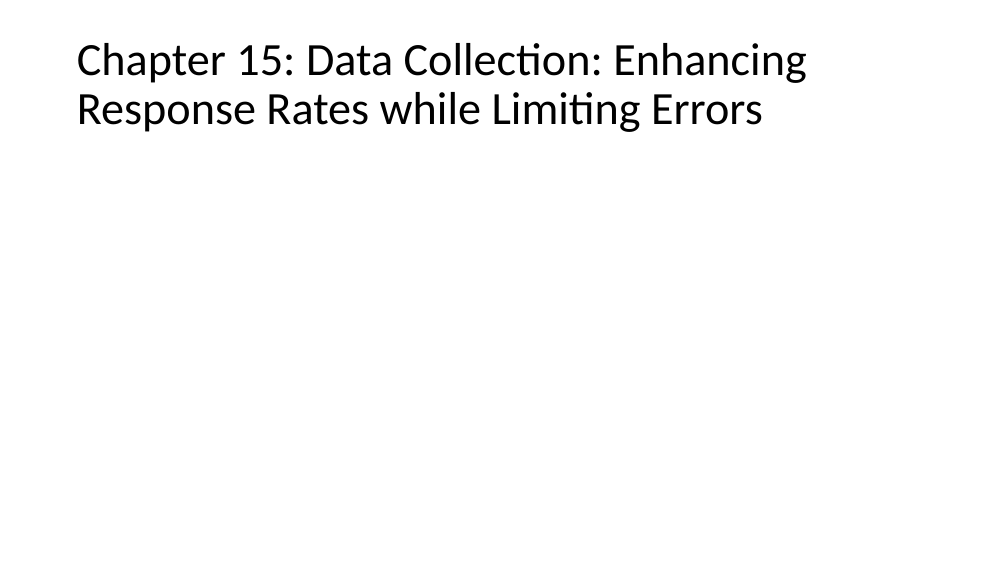
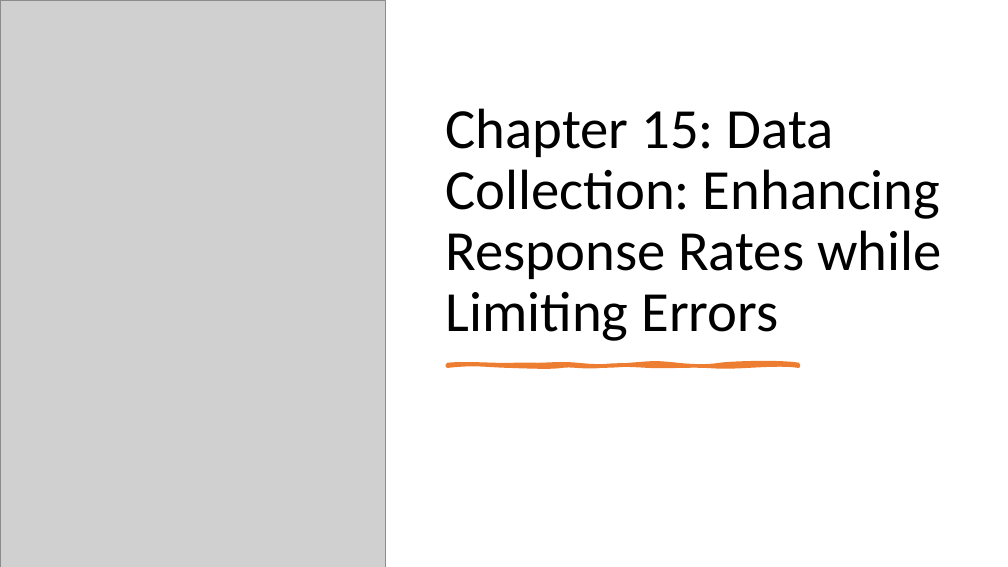
Before and after one commit to mikenguyen13/mar4050, a slide deck: slide 1 of lectures/7/Developing the sampling plan.pptx (slide 39 before the commit). Drawn at 1008x567 pixels with LibreOffice and Linux fonts; fonts in the diff are those of the drawing; grey boxes stand for pictures. Boxes give left, top, right and bottom in pixels: in the first picture for what was removed or moved away, otherwise in the second. Text is boxed around its words. In the diff, an @@ line names an element or a change of style, - is before the commit and + after.

```diff
--- a/lectures/7/Developing the sampling plan.pptx
+++ b/lectures/7/Developing the sampling plan.pptx
@@ picture added at [0,0,385,567] @@
@@ title "Chapter 15: Data Collection: Enhancing ...": place and size @@
-title "Chapter 15: Data Collection: Enhancing ..." at [77,43,806,132]
+title "Chapter 15: Data Collection: Enhancing ..." at [446,108,941,341]
@@ title "Chapter 15: Data Collection: Enhancing ..." at [446,108,941,341]: size 44 to 54 pt; vertical alignment middle to bottom @@
@@ freeform shape added at [448,364,799,366], fill #ED7D31, outline #ED7D31 3.5 pt @@
```
Also in this commit, not shown: 1 slide added, 38 slides removed, 2 other files.
